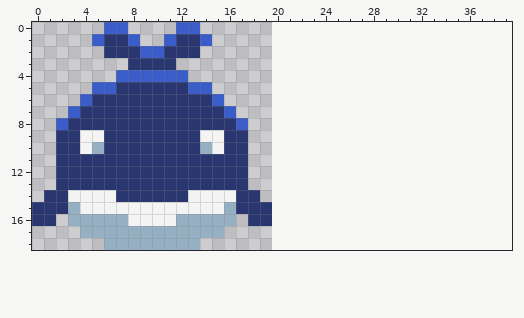
Edited in one commit: pixel-art sprite (assets/whale_front.png). Above is the file before it was changed.
The file is 20x19 pixels. The old version is drawn lined up with the new one, on the new canvas.
The result:
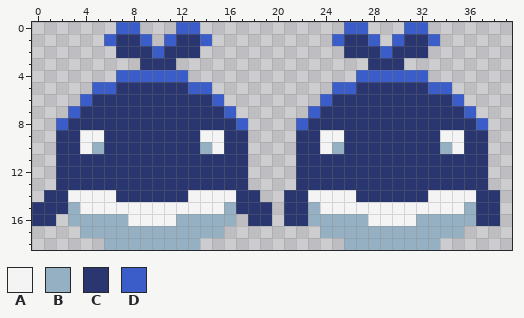
Palette (. is transparent): A #f4f4f4  B #94b0c2  C #29366f  D #3b5dc9
From old to new:
canvas 20x19 -> 40x19
There is now colour A in row 9 at x 24 to 25 and 34 to 35; in row 10 at x 24 and 35; in row 14 at x 23 to 26 and 33 to 36; in row 15 at x 24 to 35; in row 16 at x 28 to 31.
There is now colour B in row 10 at x 25 and 34; in row 15 at x 23 and 36; in row 16 at x 23 to 27 and 32 to 36; in row 17 at x 24 to 35; in row 18 at x 26 to 33.
There is now colour C in row 1 at x 26 to 27 and 31 to 32; in row 2 at x 26 to 28 and 30 to 32; in row 3 at x 28 to 30; in row 5 at x 27 to 32; in row 6 at x 25 to 34; in row 7 at x 24 to 35.
There is now colour C in row 8 at x 23 to 36; in rows 9 to 10 at x 22 to 23, 26 to 33 and 36 to 37; in rows 11 to 13 at x 22 to 37; in row 14 at x 21 to 22, 27 to 32 and 37 to 38; in rows 15 to 16 at x 21 to 22 and 37 to 38.
The edit turns colour D into colour C in row 1 at x 8; in row 2 at x 9.
There is now colour D in row 0 at x 8, 26 to 27 and 31 to 32; in row 1 at x 9, 25, 28, 30 and 33; in row 2 at x 29; in row 4 at x 27 to 32; in row 5 at x 25 to 26 and 33 to 34; in row 6 at x 24 and 35.
There is now colour D in row 7 at x 23 and 36; in row 8 at x 22 and 37.
The edit turns colour C into colour D in row 1 at x 6.
The edit erases colour C in row 2 at x 6; in row 3 at x 8.
The edit erases colour D in row 0 at x 6; in row 1 at x 5.
Pixel boxes of the changes (left, top, right, bottom) in both pictures:
changed: (92, 22, 152, 70)
added: (284, 22, 500, 250)
